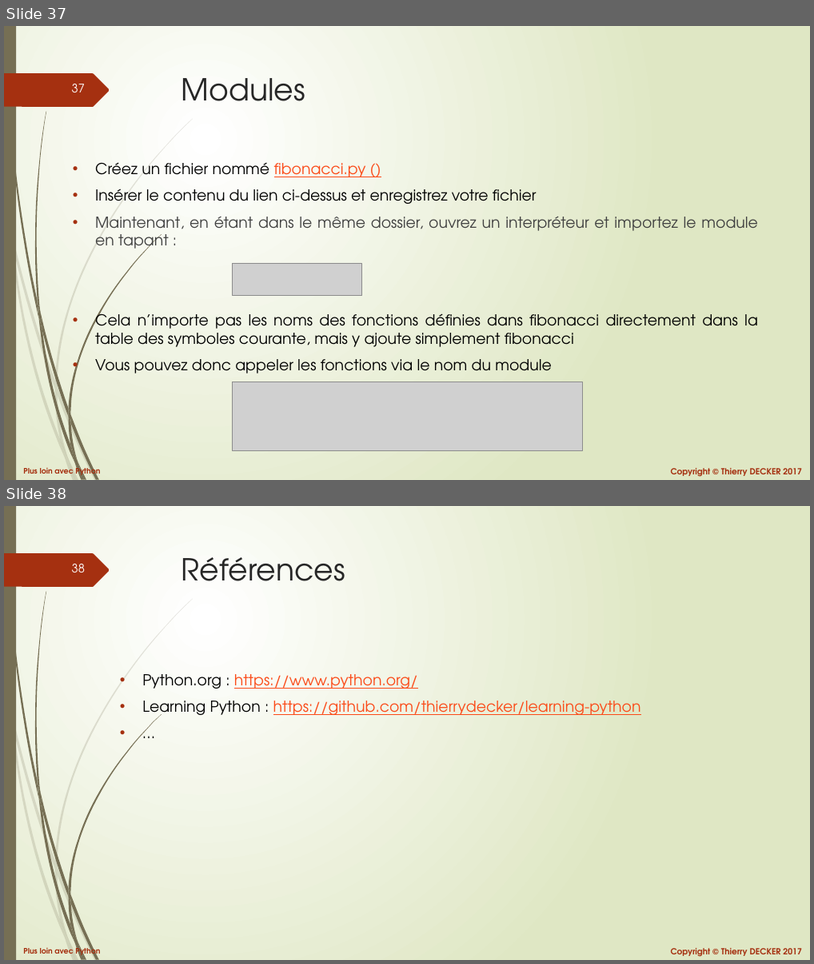
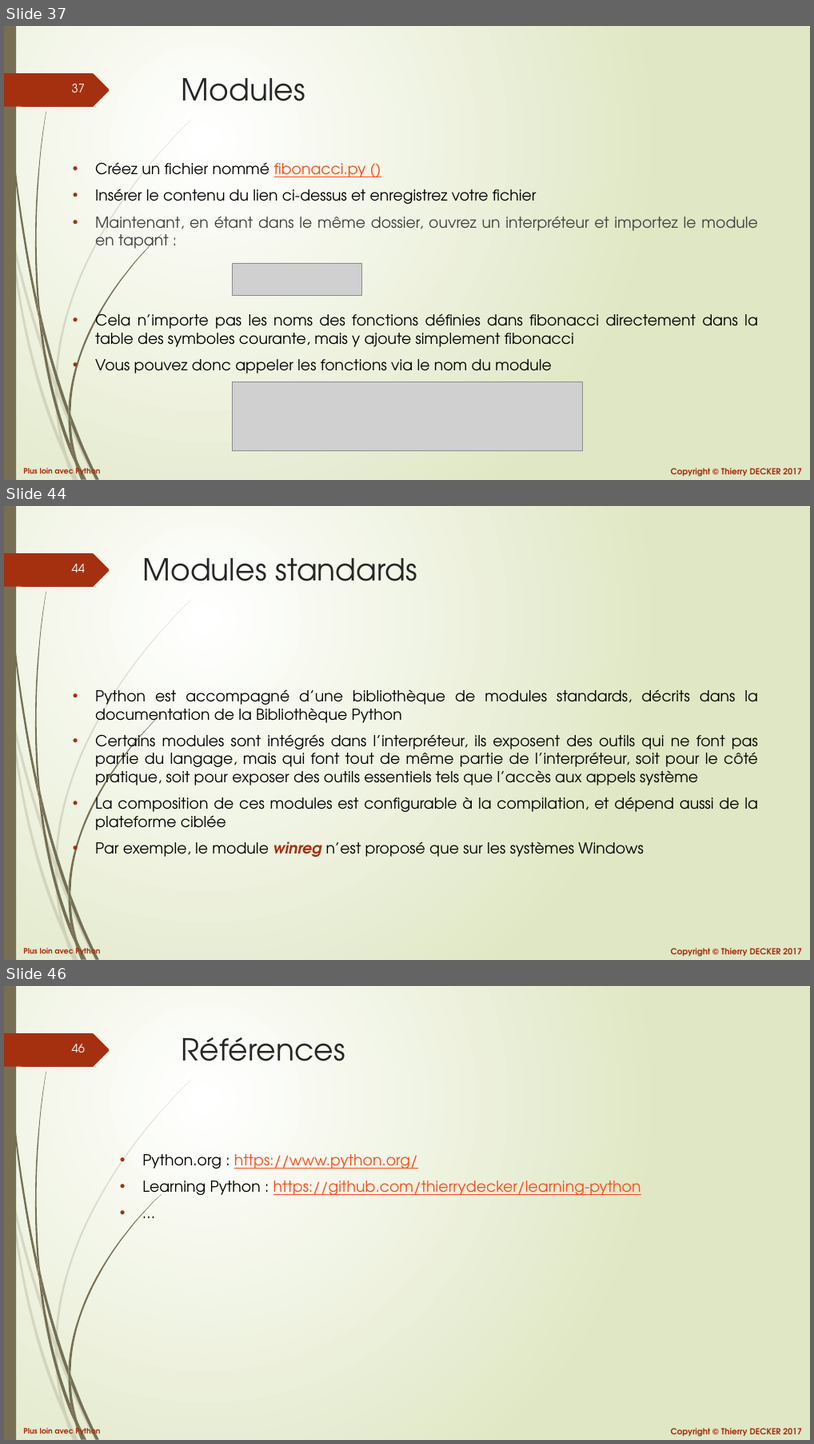
Before and after one commit to VikmanTheRacoon/learning-python, a slide deck: documentations/python-102.pptx. Shown one above the other, each under a label of ours: slides 37 and 38 before the commit, slides 37, 44 and 46 after it; the slides between them are not shown. The pictures are 814x964 and 814x1444 pixels, drawn with LibreOffice and Linux fonts; fonts in the diff are those of the drawing; grey boxes stand for pictures. Boxes give left, top, right and bottom in pixels: in the first picture for what was removed or moved away, otherwise in the second. Text is boxed around its words. In the diff, an @@ line names an element or a change of style, - is before the commit and + after.

Commit message:
Updated documentations

```diff
--- a/documentations/python-102.pptx
+++ b/documentations/python-102.pptx
@@ slide 44 added at <box>4,506,810,960</box>, background gradient #FFFFFF to #DFE8C4; not listed: 27 template elements that a slide beside it also shows @@
@@ title added at <box>143,558,418,581</box>, 36 pt, text #262626 @@
+Modules standards
@@ text added at <box>95,689,758,856</box>, 18 pt, text #000000 @@
+• Python est accompagné d’une bibliothèque de modules standards, décrits dans la documentation de la Bibliothèque Python
+• Certains modules sont intégrés dans l’interpréteur, ils exposent des outils qui ne font pas partie du langage, mais qui font tout de même partie de l’interpréteur, soit pour le côté pratique, soit pour exposer des outils essentiels tels que l’accès aux appels système
+• La composition de ces modules est configurable à la compilation, et dépend aussi de la plateforme ciblée
+• Par exemple, le module winreg n’est proposé que sur les systèmes Windows
@@ what was slide 38 is now slide 46 @@
@@ page number at <box>72,1044,85,1052</box>: text changed @@
-38
+46
```
Also in this commit, not shown: 7 other slides added, 1 other file.
